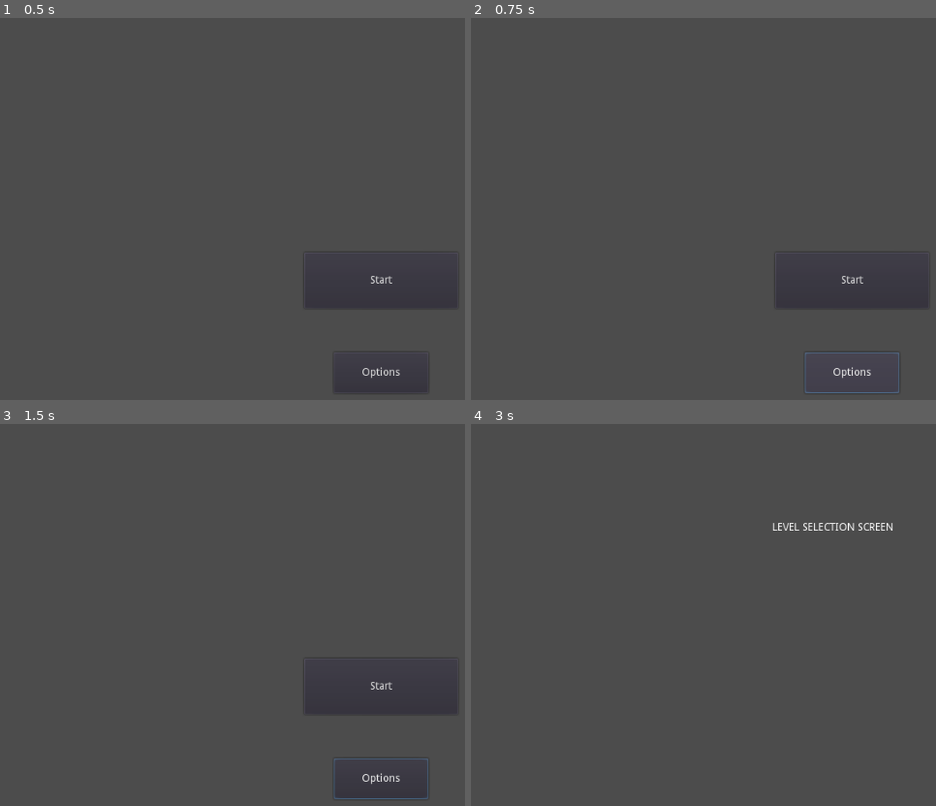
Above: before the commit, frames 1-4 (two rows, left to right).
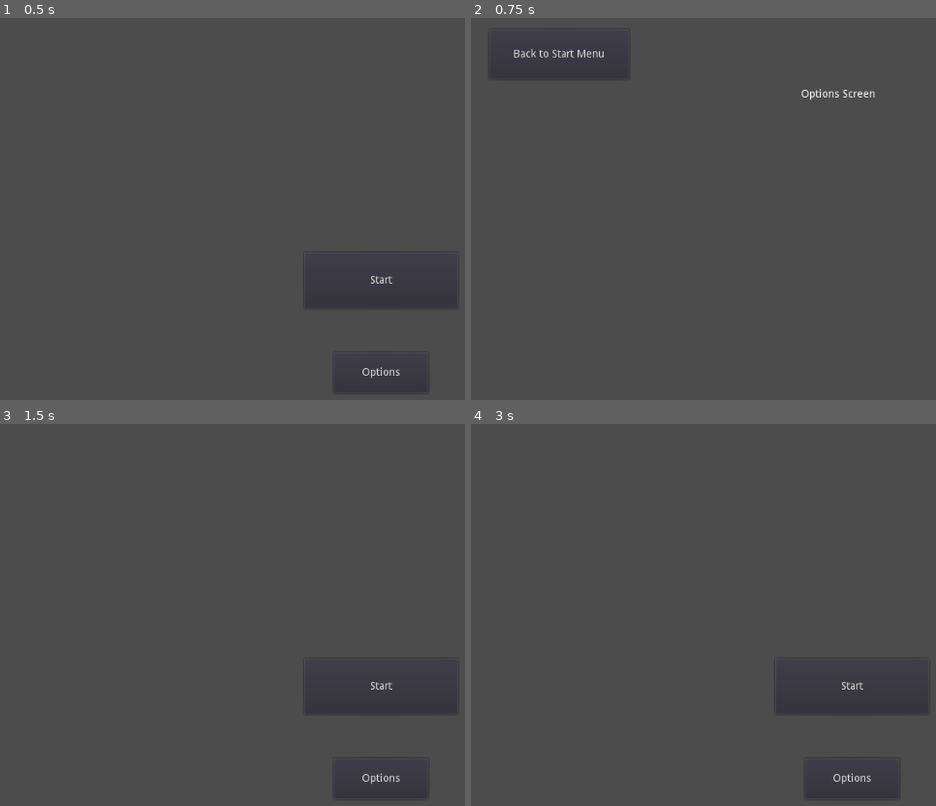
Above: after the commit, the same moments.

Repository: bryandissanayaka/nea-project
Game: Godot game, scene res://Scenes/Menus/MainMenu/MainMenu.tscn
Same seed, same stepped clock (60 frames per second), same inputs: the game is played once before the commit and once after it. Before the commit the project has no main scene; this scene is started directly in both runs.
Inputs (mouse positions are in pixels of both pictures, inside the frame that each line leads up to):
- Up to frame 1 (0.5 s): no input
- Up to frame 2 (0.75 s): click "Options" at 0.5 s
- Up to frame 3 (1.5 s): click (88, 462) at 1.25 s, where only the run after the commit has a clickable "Back to Start Menu"
- Up to frame 4 (3 s): click "Start" at 2 s; click (526, 454) at 2.75 s, where only the run after the commit has a clickable "Back to Start Menu"

Frame 1 is identical in both runs. In frame 2, 0.7% of the frame differs, in the area x 5-93%, y 8-99%; in frame 3, 0.1%; in frame 4, 0.4%.

Commit message:
rASDasd

Diff:
--- /dev/null
+++ b/Rolling Ball Game/Scenes/Menus/LevelsMenu/LevelMenu.gd
@@ -0,0 +1,7 @@
+extends Control
+
+var mainmenu_scene_path = "res://Scenes/Menus/MainMenu/MainMenu.tscn"
+
+func _on_FromLevelScreenToStart_pressed():
+	get_tree().change_scene(mainmenu_scene_path)
+	pass
--- a/Rolling Ball Game/Scenes/Menus/LevelsMenu/LevelMenu.tscn
+++ b/Rolling Ball Game/Scenes/Menus/LevelsMenu/LevelMenu.tscn
@@ -1,8 +1,11 @@
-[gd_scene format=2]
+[gd_scene load_steps=2 format=2]
+
+[ext_resource path="res://Scenes/Menus/LevelsMenu/LevelMenu.gd" type="Script" id=1]
 
 [node name="LevelMenu" type="Control"]
 anchor_right = 1.0
 anchor_bottom = 1.0
+script = ExtResource( 1 )
 __meta__ = {
 "_edit_use_anchors_": false
 }
@@ -17,3 +20,15 @@
 __meta__ = {
 "_edit_use_anchors_": false
 }
+
+[node name="FromLevelScreenToStart" type="Button" parent="."]
+margin_left = 19.4054
+margin_top = 26.8811
+margin_right = 151.405
+margin_bottom = 90.8811
+text = "Back to Start Menu"
+__meta__ = {
+"_edit_use_anchors_": false
+}
+
+[connection signal="pressed" from="FromLevelScreenToStart" to="." method="_on_FromLevelScreenToStart_pressed"]
--- a/Rolling Ball Game/Scenes/Menus/MainMenu/MainMenu.gd
+++ b/Rolling Ball Game/Scenes/Menus/MainMenu/MainMenu.gd
@@ -1,10 +1,12 @@
 extends Control
 
 var levelsmenu_scene_path = "res://Scenes/Menus/LevelsMenu/LevelMenu.tscn"
-
-func _ready():
-	pass
+var optionsmenu_scene_path = "res://Scenes/Menus/OptionsMenu/OptionsMenu.tscn"
 
 func _on_StartButton_pressed():
 	get_tree().change_scene(levelsmenu_scene_path)
 	pass
+
+func _on_Options_pressed():
+	get_tree().change_scene(optionsmenu_scene_path)
+	pass
--- /dev/null
+++ b/Rolling Ball Game/Scenes/Menus/OptionsMenu/OptionsMenu.gd
@@ -0,0 +1,7 @@
+extends Control
+
+var mainmenu_scene_path = "res://Scenes/Menus/MainMenu/MainMenu.tscn"
+
+func _on_FromOptionsToStart_pressed():
+	get_tree().change_scene(mainmenu_scene_path)
+	pass
--- /dev/null
+++ b/Rolling Ball Game/Scenes/Menus/OptionsMenu/OptionsMenu.tscn
@@ -0,0 +1,34 @@
+[gd_scene load_steps=2 format=2]
+
+[ext_resource path="res://Scenes/Menus/OptionsMenu/OptionsMenu.gd" type="Script" id=1]
+
+[node name="OptionsMenu" type="Control"]
+anchor_right = 1.0
+anchor_bottom = 1.0
+script = ExtResource( 1 )
+__meta__ = {
+"_edit_use_anchors_": false
+}
+
+[node name="PlaceholderText" type="RichTextLabel" parent="."]
+margin_left = 445.0
+margin_top = 112.0
+margin_right = 723.0
+margin_bottom = 174.0
+text = "Options Screen"
+__meta__ = {
+"_edit_use_anchors_": false,
+"_editor_description_": ""
+}
+
+[node name="FromOptionsToStart" type="Button" parent="."]
+margin_left = 33.0
+margin_top = 33.0
+margin_right = 218.0
+margin_bottom = 99.0
+text = "Back to Start Menu"
+__meta__ = {
+"_edit_use_anchors_": false
+}
+
+[connection signal="pressed" from="FromOptionsToStart" to="." method="_on_FromOptionsToStart_pressed"]
--- a/Rolling Ball Game/project.godot
+++ b/Rolling Ball Game/project.godot
@@ -11,6 +11,7 @@
 [application]
 
 config/name="Rolling Ball Game"
+run/main_scene="res://Scenes/Menus/MainMenu/MainMenu.tscn"
 config/icon="res://icon.png"
 
 [physics]
Not shown, changed: NEA Project.docx
Not shown, added: Videos/Video_01.mp4
Not shown, added: Videos/Video_02.mp4
Not shown, added: Videos/Video_03.mp4
